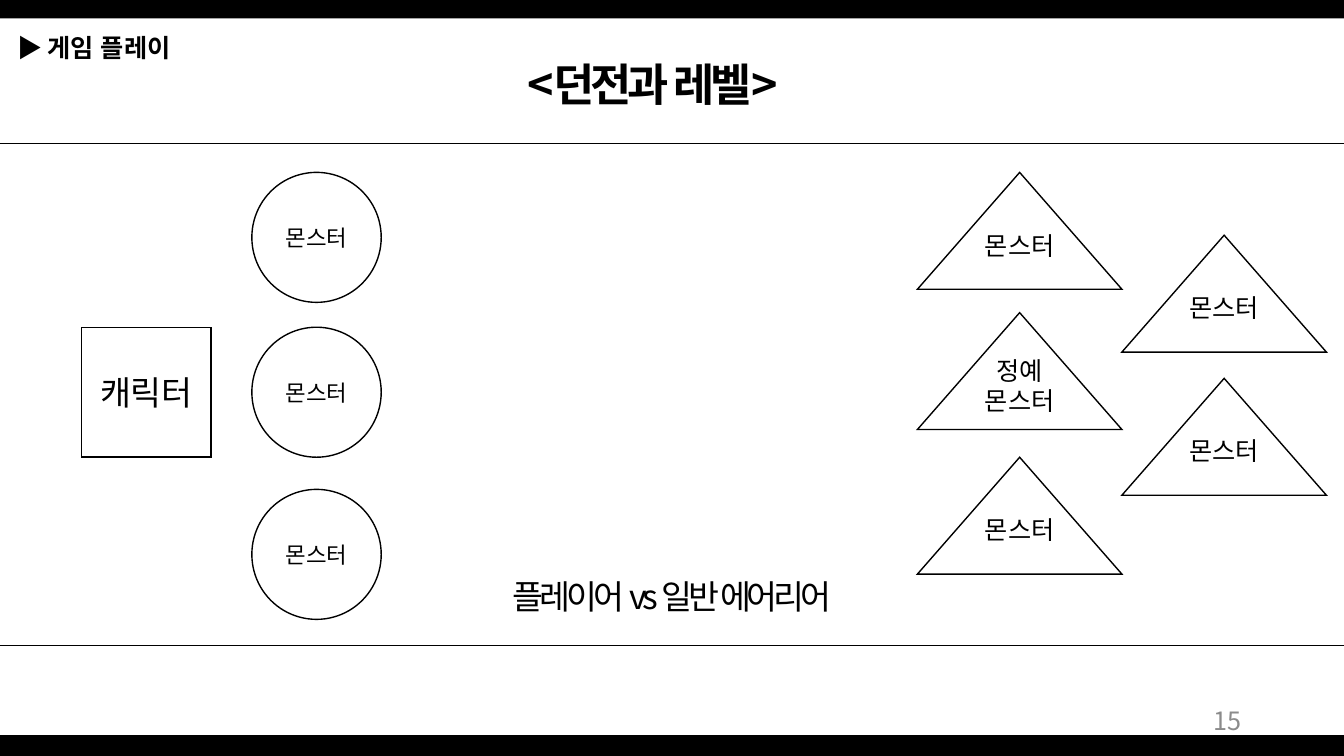
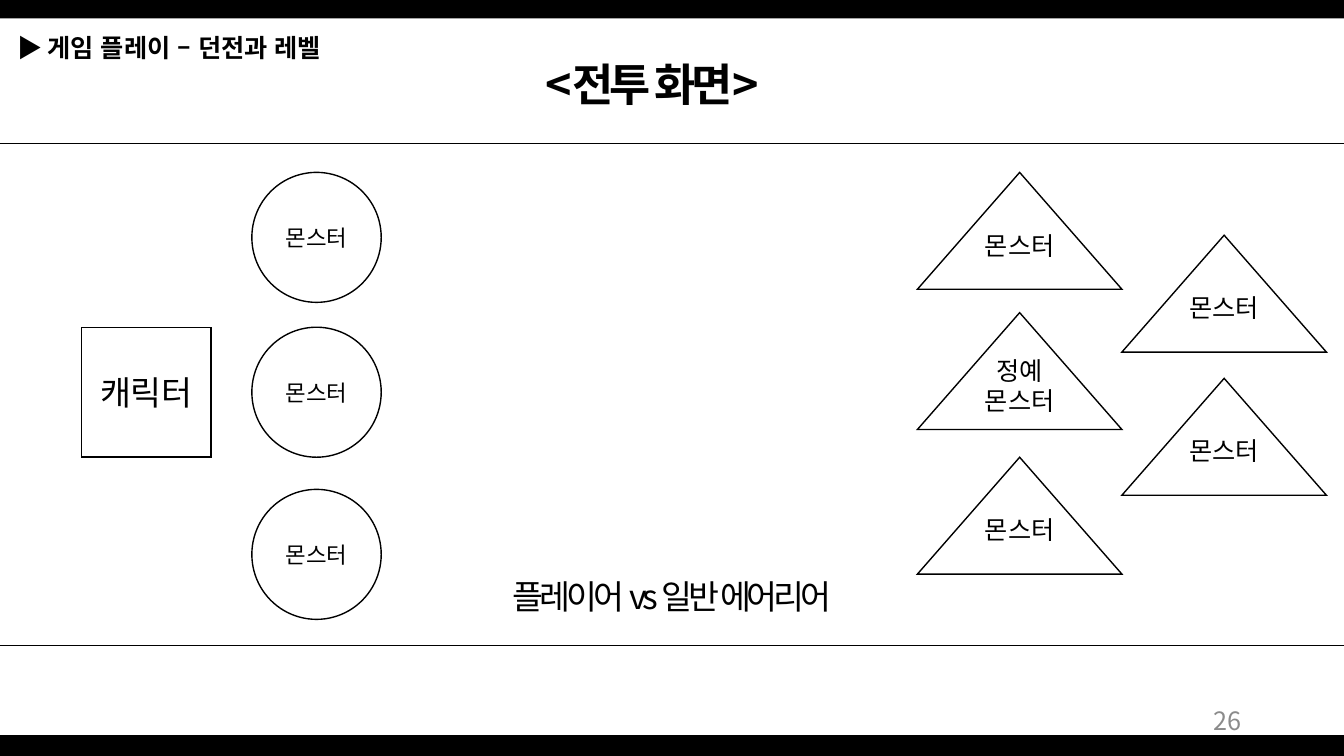
Before and after one commit to Bumizi/GameDesign, a slide deck: slide 26 of 2018 동계방학 기획자 특훈/Dungeon Tamer_190107.pptx (slide 15 before the commit). Drawn at 1344x756 pixels with LibreOffice and Linux fonts; fonts in the diff are those of the drawing. Boxes give left, top, right and bottom in pixels: in the first picture for what was removed or moved away, otherwise in the second. Text is boxed around its words. In the diff, an @@ line names an element or a change of style, - is before the commit and + after.

Commit message:
Dungeon Tamer 7차
제안서 7차
-슬라이드 목차 수정
-던전 레벨 디자인 추가 및 수정

```diff
--- a/2018 동계방학 기획자 특훈/Dungeon Tamer_190107.pptx
+++ b/2018 동계방학 기획자 특훈/Dungeon Tamer_190107.pptx
@@ text at (x1=47, y1=36, x2=321, y2=60): text changed @@
-▶ 게임 플레이
+▶ 게임 플레이 – 던전과 레벨
@@ text at (x1=546, y1=63, x2=760, y2=105): text changed @@
-<던전과 레벨>
+<전투 화면>
@@ page number at (x1=1213, y1=711, x2=1241, y2=737): text changed @@
-15
+26
```
Also in this commit, not shown: 11 other slides changed, 11 slides added.
